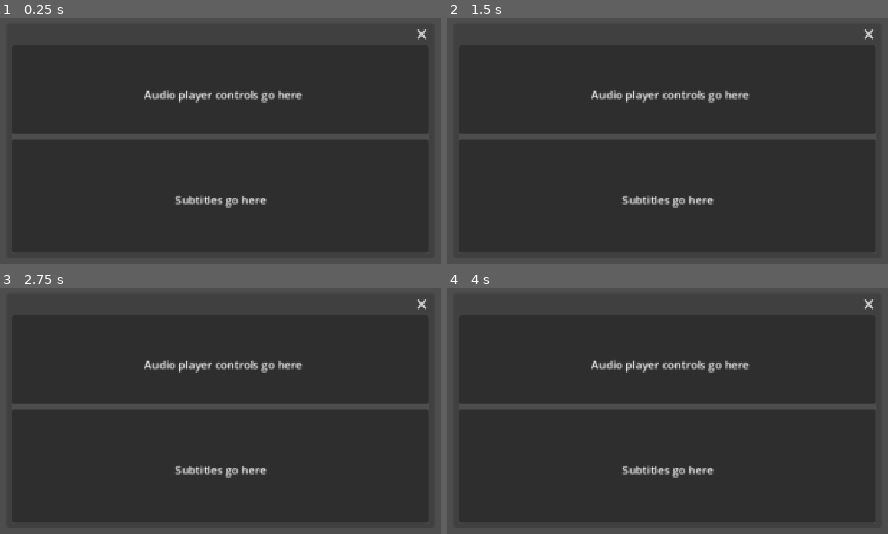
Above: before the commit, frames 1-4 (two rows, left to right).
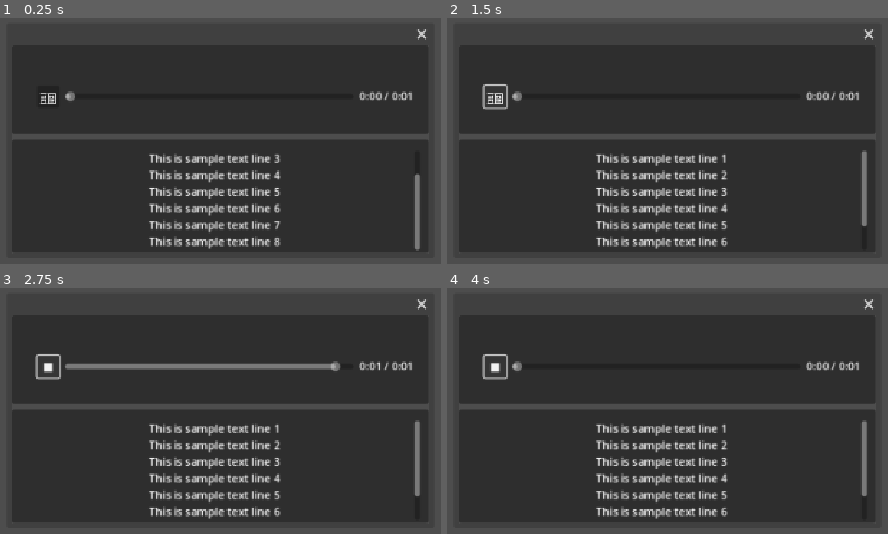
Above: after the commit, the same moments.

Repository: andrewpressman/Operation-OS
Game: Godot game, scene res://Home/AudioPlayer.tscn
Two runs of this game, one before a commit and one after it. Both use one fixed random seed, a clock stepped at 60 frames per second and the inputs below. This scene is started directly instead of the project's main scene. Sound files missing from this copy of the repository are replaced by a short silence.
Inputs (mouse positions are in pixels of both pictures, inside the frame that each line leads up to):
- Up to frame 1 (0.25 s): no input
- Up to frame 2 (1.5 s): click (495, 96) at 0.5 s, where only the run after the commit has a clickable "⏵︎"; click (495, 96) at 1.25 s, where only the run after the commit has a clickable "■"
- Up to frame 3 (2.75 s): click (48, 366) at 2 s, where only the run after the commit has a clickable "⏵︎"
- Up to frame 4 (4 s): click (495, 366) at 2.75 s, where only the run after the commit has a clickable "■"; click (495, 366) at 3.5 s, where only the run after the commit has a clickable "⏵︎"

The runs differ from the first frame. In frame 1, 6.4% of the frame differs, in the area x 8-96%, y 29-95%; in frame 2, 6.7%; in frame 3, 7.0%, in the area x 7-96%, y 26-94%; in frame 4, 6.6%.

Commit message:
Worked on audio and text file player/reader
Implemented initial version of audio player
laid out framework for text file reader

Diff:
--- /dev/null
+++ b/Home/AudioLogs.gd
@@ -0,0 +1,70 @@
+extends Window
+
+var Player : AudioStreamPlayer2D
+var Subtitles : RichTextLabel
+var HzSlider : HSlider
+var TimeStamp : RichTextLabel
+var PlayPause : Button
+var isPLaying : bool
+
+var CurrentLine : int
+
+var audio_length = 0
+
+func kill():
+	queue_free()
+
+func _ready() -> void:
+	Player =  $Player
+	Subtitles = $Subtitles/Text
+	HzSlider = $PlayPanel/Slider
+	PlayPause = $PlayPanel/Button
+	TimeStamp = $PlayPanel/Timestamp
+	isPLaying = false
+	CurrentLine = 0
+
+	Subtitles.scroll_following = true
+	#TEMP:
+	LoadAudioFile(1)
+
+	audio_length = Player.stream.get_length()
+	HzSlider.min_value = 0
+	HzSlider.max_value = audio_length
+
+func LoadAudioFile(file : int):
+	match file:
+		1:
+			Player.stream = load("res://Assets/AudioFiles/442792__lena_orsa__epic-cinematic-music-lets-go-to-zanzibar.mp3")
+			#Load subtitles
+
+func _process(delta: float):
+	HzSlider.value = Player.get_playback_position()
+	TimeStamp.text = formatTime(round(Player.get_playback_position())) + " / " + formatTime(round(audio_length))
+
+func onSliderChanged(value):
+	Player.seek(value)
+
+func PlayPauseButtonPressed():
+	if isPLaying:
+		PlayPause.text = "⏵︎"
+		isPLaying = false
+		Player.stop()
+		CurrentLine = 0
+	else:
+		PlayPause.text = "■"
+		isPLaying = true
+		Player.play()
+		$Subtitles/Timer.start()
+		Subtitles.scroll_to_line(0)
+
+func formatTime(seconds : int) -> String:
+	var minutes = seconds / 60
+	var remaining = seconds % 60
+	return str(minutes) + ":" + str(remaining).lpad(2,"0")
+
+func ScrollSubtitles():
+	if isPLaying && CurrentLine < Subtitles.get_line_count():
+		print("scroll")
+		Subtitles.scroll_to_line(CurrentLine)
+		CurrentLine += 1
+		$Subtitles/Timer.start()
--- a/Home/AudioPlayer.tscn
+++ b/Home/AudioPlayer.tscn
@@ -1,34 +1,71 @@
-[gd_scene format=3 uid="uid://sdmf6jm34hov"]
+[gd_scene load_steps=2 format=3 uid="uid://sdmf6jm34hov"]
+
+[ext_resource type="Script" uid="uid://csoeiecob1eh8" path="res://Home/AudioLogs.gd" id="1_o5d30"]
 
 [node name="Window" type="Window"]
+audio_listener_enable_2d = true
 initial_position = 1
 size = Vector2i(600, 300)
+script = ExtResource("1_o5d30")
+
+[node name="Player" type="AudioStreamPlayer2D" parent="."]
 
 [node name="Subtitles" type="Panel" parent="."]
 offset_top = 136.0
 offset_right = 600.0
 offset_bottom = 300.0
 
-[node name="RichTextLabel" type="RichTextLabel" parent="Subtitles"]
+[node name="Timer" type="Timer" parent="Subtitles"]
+
+[node name="Text" type="RichTextLabel" parent="Subtitles"]
 layout_mode = 0
-offset_left = 8.0
+offset_left = 4.0
 offset_top = 16.0
-offset_right = 592.0
+offset_right = 588.0
 offset_bottom = 160.0
-text = "Subtitles go here"
+text = "This is sample text line 1
+This is sample text line 2
+This is sample text line 3
+This is sample text line 4
+This is sample text line 5
+This is sample text line 6
+This is sample text line 7
+This is sample text line 8"
+scroll_following = true
 horizontal_alignment = 1
 vertical_alignment = 1
 
-[node name="Player" type="Panel" parent="."]
+[node name="PlayPanel" type="Panel" parent="."]
 offset_right = 600.0
 offset_bottom = 128.0
 
-[node name="Label" type="Label" parent="Player"]
+[node name="Slider" type="HSlider" parent="PlayPanel"]
+offset_left = 76.0
+offset_top = 42.0
+offset_right = 492.0
+offset_bottom = 106.0
+editable = false
+scrollable = false
+
+[node name="Button" type="Button" parent="PlayPanel"]
 layout_mode = 0
-offset_left = 96.0
-offset_top = 32.0
-offset_right = 512.0
-offset_bottom = 112.0
-text = "Audio player controls go here"
+offset_left = 36.0
+offset_top = 58.0
+offset_right = 68.0
+offset_bottom = 90.0
+text = "⏵︎"
+
+[node name="Timestamp" type="RichTextLabel" parent="PlayPanel"]
+layout_mode = 0
+offset_left = 500.0
+offset_top = 50.0
+offset_right = 580.0
+offset_bottom = 98.0
+text = "00:00"
 horizontal_alignment = 1
 vertical_alignment = 1
+
+[connection signal="close_requested" from="." to="." method="kill"]
+[connection signal="timeout" from="Subtitles/Timer" to="." method="ScrollSubtitles"]
+[connection signal="value_changed" from="PlayPanel/Slider" to="." method="onSliderChnged"]
+[connection signal="pressed" from="PlayPanel/Button" to="." method="PlayPauseButtonPressed"]
--- /dev/null
+++ b/Home/DocumentReader.gd
@@ -0,0 +1,8 @@
+extends Window
+
+func _ready() -> void:
+	pass
+
+func LoadTextFile(file : int):
+	match file:
+		pass
--- a/Home/TextFileReader.tscn
+++ b/Home/TextFileReader.tscn
@@ -1,8 +1,11 @@
-[gd_scene format=3 uid="uid://dct1qi1wph2ss"]
+[gd_scene load_steps=2 format=3 uid="uid://dct1qi1wph2ss"]
+
+[ext_resource type="Script" uid="uid://bxglusvt7cp32" path="res://Home/DocumentReader.gd" id="1_t1gri"]
 
 [node name="Window" type="Window"]
 initial_position = 1
 size = Vector2i(550, 550)
+script = ExtResource("1_t1gri")
 
 [node name="ColorRect" type="ColorRect" parent="."]
 offset_right = 550.0
Not shown, added: Home/AudioLogs.gd.uid
Not shown, added: Home/DocumentReader.gd.uid
